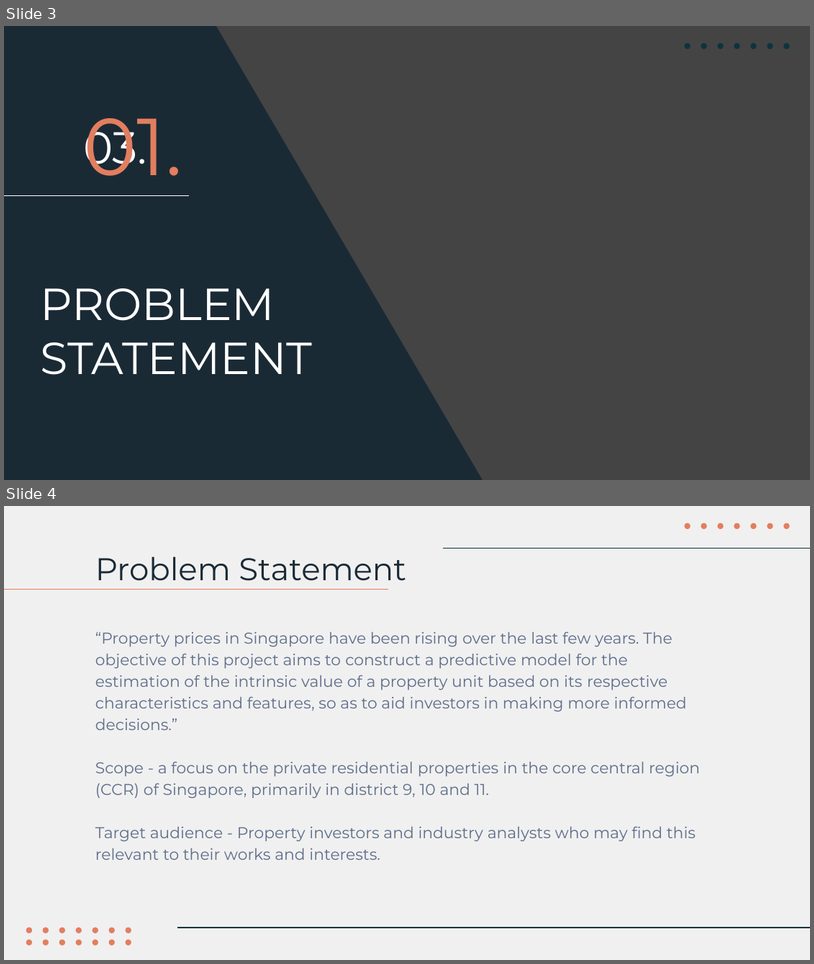
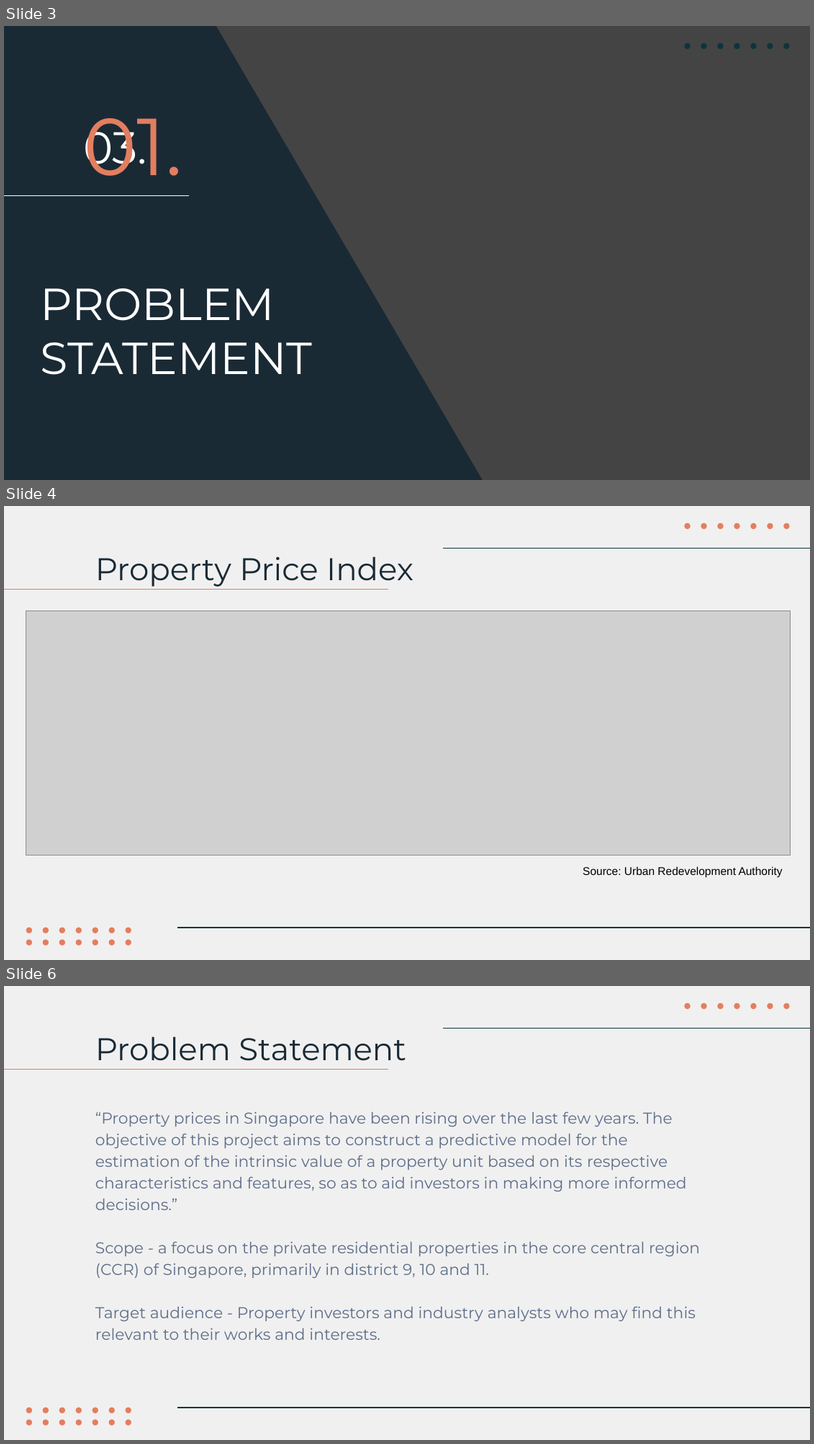
Before and after one commit to NgChekWee/Capstone-Private-Property, a slide deck: Capstone Presentation ppt.pptx. Shown one above the other, each under a label of ours: slides 3 and 4 before the commit, slides 3, 4 and 6 after it; the slides between them are not shown. The pictures are 814x964 and 814x1444 pixels, drawn with LibreOffice and Linux fonts; fonts in the diff are those of the drawing; grey boxes stand for pictures; background and template pictures are left out; a plain dark background stands for a picture behind light text. Boxes give left, top, right and bottom in pixels: in the first picture for what was removed or moved away, otherwise in the second. Text is boxed around its words. In the diff, an @@ line names an element or a change of style, - is before the commit and + after.

```diff
--- a/Capstone Presentation ppt.pptx
+++ b/Capstone Presentation ppt.pptx
@@ slide 4 added at bbox=[4, 506, 810, 960], background #F0F0F0; not listed: 23 template elements that a slide beside it also shows @@
@@ title added at bbox=[95, 556, 414, 587], 28 pt, text #1A2A35 @@
+Property Price Index
@@ line added from (4, 589) to (388, 589), #E37E5F 0.75 pt @@
@@ picture added at bbox=[26, 611, 791, 855] @@
@@ text added at bbox=[583, 866, 783, 877], 10 pt, text #000000 @@
+Source: Urban Redevelopment Authority
@@ what was slide 4 is now slide 6 @@
```
Also in this commit, not shown: 2 slides changed, 4 other slides added, 3 other files.
